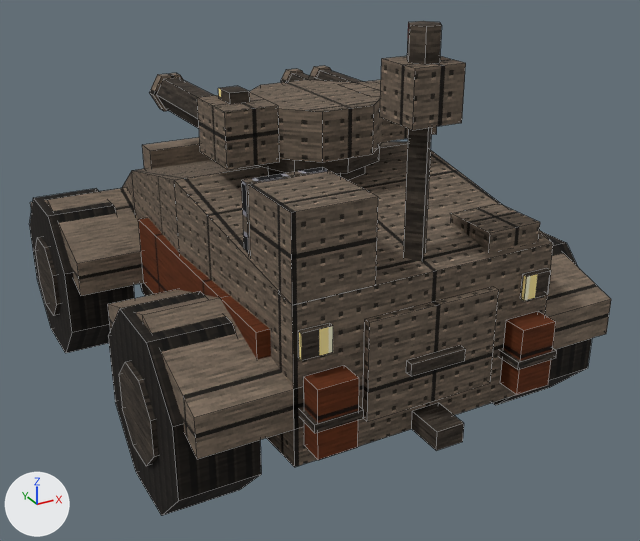
A saved change to the Blender file tools/lowforge/models/prairie_dog.blend.
Rendered twice from a 50 mm camera at (-43.5, -88.3, 55.7) aimed at (2.0, -5.5, 14.3). The lights are fixed; the arrows at lower left show +X, +Y and +Z. The picture after the commit comes second. Mesh edges are drawn as thin lines.

Script lines for the objects in view, before the commit:
```python
ob_hp_2 = bpy.data.objects.new('hp_2', None)
ob_hp_2.location = (-10.0, -26.0, 28.0)
ob_hp_2.scale = (0.7, 0.7, 0.7)
ob_jerry_can = bpy.data.objects.new('jerry_can', me_jerry_can)
ob_jerry_can.location = (0.0, 0.0, 0.0)
ob_launcher = bpy.data.objects.new('launcher', me_launcher)
ob_launcher.parent = ob_hp_2
ob_launcher.location = (0.0, 0.0, 0.0)
ob_launcher_face = bpy.data.objects.new('launcher_face', me_launcher_face)
ob_launcher_face.parent = ob_hp_2
ob_launcher_face.location = (0.0, 0.0, 0.0)
ob_mast_light = bpy.data.objects.new('mast_light', me_mast_light)
ob_mast_light.location = (0.0, 0.0, 0.0)
ob_sensor_head = bpy.data.objects.new('sensor_head', me_sensor_head)
ob_sensor_head.location = (0.0, 0.0, 0.0)
# also in view: 'wheel_hub.002' at (-20.0, -18.0, 10.0); 'mast' at (0.0, -27.0, 30.0); 'wheel' at (-20.0, 18.0, 10.0); 'wheel.002' at (-20.0, -18.0, 10.0); 'wheel.003' at (20.0, -18.0, 10.0)
```
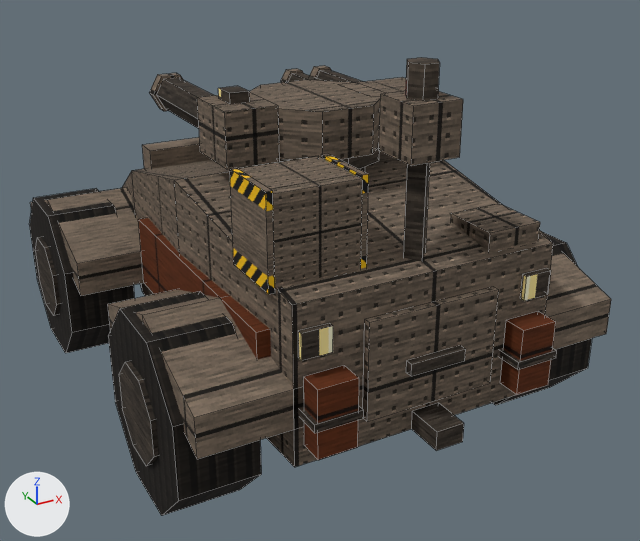
ob_hp_2 is not drawn itself; it is the parent of ob_launcher, ob_launcher_face.

Patch to the scene script:
```diff
--- a/tools/lowforge/models/prairie_dog.blend.py
+++ b/tools/lowforge/models/prairie_dog.blend.py
@@ me_sensor_head @@
-me_sensor_head.from_pydata(...)  # 8 vertices, 6 faces; spans x -2.5..2.5, y -29.5..-24.5, z 37.0..42.0
+me_sensor_head.from_pydata(...)  # 8 vertices, 6 faces; spans x -2.5..2.5, y -29.5..-24.5, z 34.0..39.0
+# me_sensor_head part 1: the whole mesh is moved by (0.0, 0.0, -3.0)
 me_sensor_head.materials.append(mat_steel_panel)
@@ me_mast_light @@
-me_mast_light.from_pydata(...)  # 12 vertices, 8 faces; spans x -1.5..1.5, y -28.3..-25.7, z 42.0..45.0
+me_mast_light.from_pydata(...)  # 12 vertices, 8 faces; spans x -1.5..1.5, y -28.3..-25.7, z 39.0..42.0
+# me_mast_light part 2: the whole mesh is moved by (0.0, 0.0, -3.0)
 me_mast_light.materials.append(mat_amber_engine)
@@ ob_launcher @@
-ob_launcher = bpy.data.objects.new('launcher', me_launcher)
@@ ob_launcher_face @@
-ob_launcher_face = bpy.data.objects.new('launcher_face', me_launcher_face)
@@ ob_hp_2 @@
 ob_hp_2 = bpy.data.objects.new('hp_2', None)
-ob_hp_2.location = (-10.0, -26.0, 28.0)
-ob_hp_2.scale = (0.7, 0.7, 0.7)
+ob_hp_2.location = (-10.0, -26.0, 28.5)
+ob_hp_2.scale = (0.6, 0.6, 0.6)
@@ ob_rack_rail_001 @@
+ob_rack_rail_001 = bpy.data.objects.new('rack_rail.001', me_rack_rail_001)  # a box spanning x 7.0..8.0, y -2.0..10.0, z -7.5..7.5; in mat_steel_stripe (picture img_stripe)
+ob_rack_rail_001.parent = ob_hp_2
+ob_rack_rail_001.location = (-10.0, -26.0, 28.5)
+ob_rack_rail_001.scale = (0.6, 0.6, 0.6)
@@ ob_rack_rail @@
+ob_rack_rail = bpy.data.objects.new('rack_rail', me_rack_rail)  # a box spanning x -8.0..-7.0, y -2.0..10.0, z -7.5..7.5; in mat_steel_stripe (picture img_stripe)
+ob_rack_rail.parent = ob_hp_2
+ob_rack_rail.location = (-10.0, -26.0, 28.5)
+ob_rack_rail.scale = (0.6, 0.6, 0.6)
@@ ob_rack_face @@
+ob_rack_face = bpy.data.objects.new('rack_face', me_rack_face)  # 4 vertices, 1 face; spans x -7.0..7.0, y 11.0, z -7.0..7.0; in mat_steel_missile (picture img_missile)
+ob_rack_face.parent = ob_hp_2
+ob_rack_face.location = (-10.0, -26.0, 28.5)
+ob_rack_face.scale = (0.6, 0.6, 0.6)
@@ ob_rack @@
+ob_rack = bpy.data.objects.new('rack', me_rack)  # a box spanning x -7.0..7.0, y -2.0..10.8, z -7.0..7.0; in mat_steel_panel (picture img_panel)
+ob_rack.parent = ob_hp_2
+ob_rack.location = (-10.0, -26.0, 28.5)
+ob_rack.scale = (0.6, 0.6, 0.6)
```

Pixel boxes [x1, y1, x2, y2] of what changed, in the pictures (640 x 541 px):
'launcher', deleted (brown)
    before: [248, 171, 378, 305]
'rack', added (brown)
    after: [239, 156, 363, 289]
'sensor_head', moved
    before: [380, 56, 466, 130]
    after: [379, 91, 463, 165]
'rack_rail', added (brown)
    after: [230, 168, 275, 294]
'mast_light', moved
    before: [407, 21, 442, 64]
    after: [405, 57, 440, 101]
'launcher_face', deleted
    before: [242, 167, 328, 254]
'rack_rail.001', added (brown)
    after: [321, 154, 369, 268]
'rack_face', added (mostly hidden)
    after: [238, 156, 317, 169]
